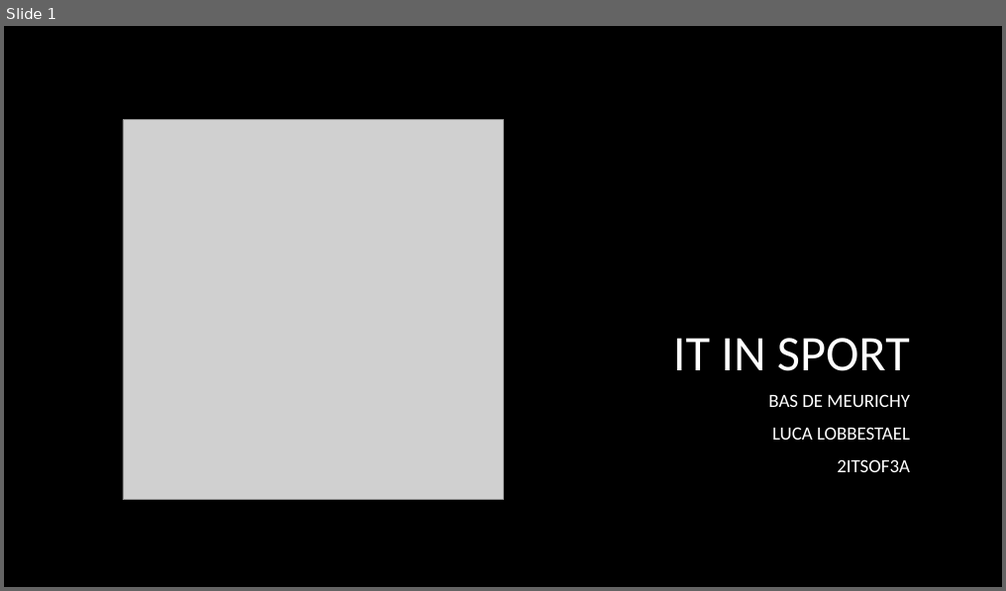
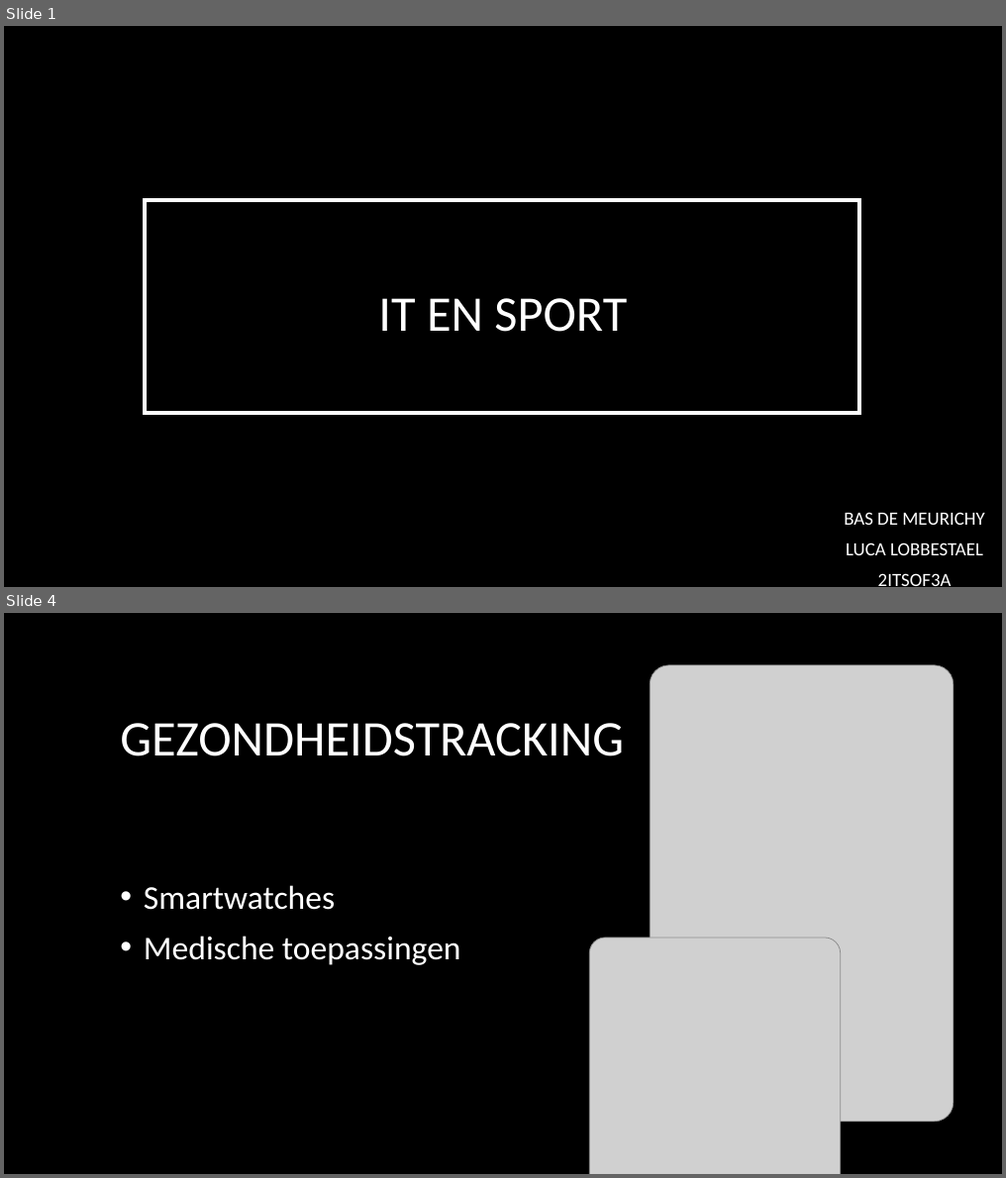
Before and after one commit to BasDM/PresentatiePM, a slide deck: Presentatie_powerpoint.pptx. Shown one above the other, each under a label of ours: slide 1 before the commit, slides 1 and 4 after it; the slides between them are not shown. The pictures are 1006x591 and 1006x1178 pixels, drawn with LibreOffice and Linux fonts; fonts in the diff are those of the drawing; grey boxes stand for pictures; background and template pictures are left out. Boxes give left, top, right and bottom in pixels: in the first picture for what was removed or moved away, otherwise in the second. Text is boxed around its words. In the diff, an @@ line names an element or a change of style, - is before the commit and + after.

```diff
--- a/Presentatie_powerpoint.pptx
+++ b/Presentatie_powerpoint.pptx
@@ slide 4 added at [4, 613, 1002, 1174], background picture (left out) @@
@@ picture added at [650, 665, 953, 1122] @@
@@ title added at [120, 723, 624, 757], 48 pt, text #FFFFFF @@
+GEZONDHEIDSTRACKING
@@ text added at [144, 885, 461, 965], 32 pt, text #FFFFFF @@
+• Smartwatches
+• Medische toepassingen
@@ picture added at [589, 938, 841, 1174] @@
@@ slide 1 changed as well @@
@@ picture removed at [123, 120, 503, 500] @@
@@ rectangle added at [144, 199, 859, 413], fill #000000 at 70% opacity, outline #FFFFFF 4 pt @@
@@ title at [378, 298, 627, 332]: text changed @@
-IT IN SPORT
+IT EN SPORT
@@ subtitle "BAS DE MEURICHY": place and size @@
-subtitle "BAS DE MEURICHY" at [768, 394, 910, 472]
+subtitle "BAS DE MEURICHY" at [844, 512, 984, 586]
@@ subtitle "BAS DE MEURICHY" at [844, 512, 984, 586]: alignment right to centre; line spacing 1 to 0.9 @@
```
Also in this commit, not shown: 3 other slides changed, 3 other slides added, 3 slides removed, 1 other file.
